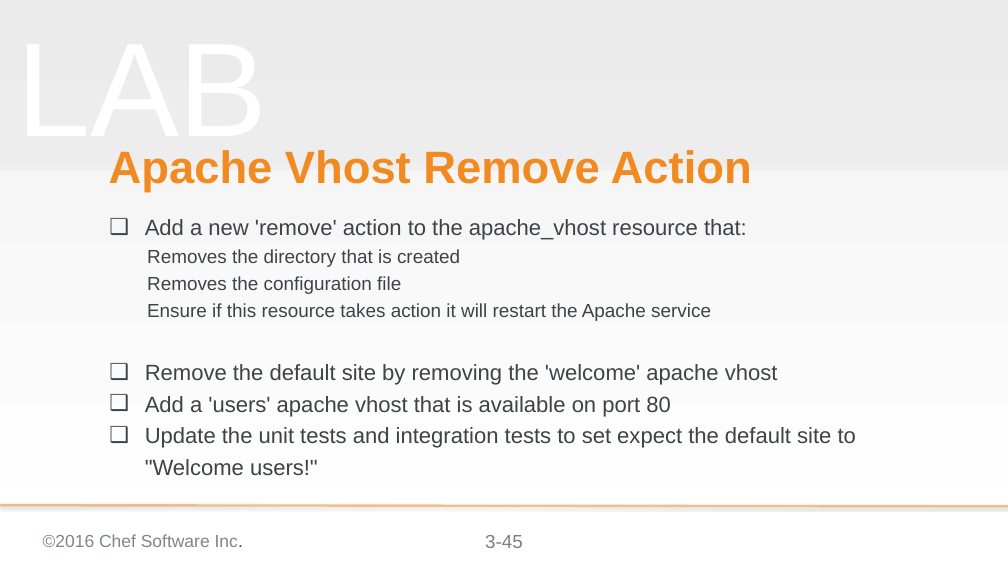
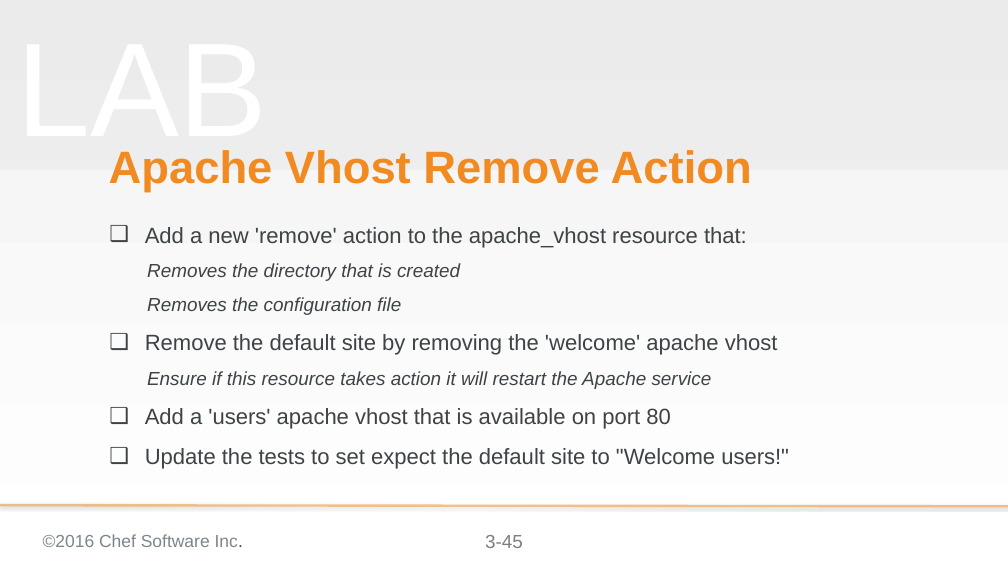
Before and after one commit to chef-training/extending_cookbooks, a slide deck: slide 45 of 03-creating_a_custom_resource-linux.pptx. Drawn at 1008x567 pixels with LibreOffice and Linux fonts; fonts in the diff are those of the drawing; background and template pictures are left out. Boxes give left, top, right and bottom in pixels: in the first picture for what was removed or moved away, otherwise in the second. Text is boxed around its words. In the diff, an @@ line names an element or a change of style, - is before the commit and + after.

```diff
--- a/03-creating_a_custom_resource-linux.pptx
+++ b/03-creating_a_custom_resource-linux.pptx
@@ subtitle at (145,227,747,429): italic on in "Removes the directory that is created", "Removes the configuration file", "Ensure if this resource takes action it ..."; line spacing 1.2 to 1.5; list level 2 to 3 in "Ensure if this resource takes ..." @@
@@ subtitle at (145,334,778,355): paragraph added @@
+❑ Remove the default site by removing the 'welcome' apache vhost
@@ subtitle at (145,364,778,385): paragraph removed @@
-❑ Remove the default site by removing the 'welcome' apache vhost
@@ subtitle at (145,448,789,469): text changed @@
-❑ Update the unit tests and integration tests to set expect the default site to "Welcome users!"
+❑ Update the tests to set expect the default site to "Welcome users!"
```
Also in this commit, not shown: 43 other slides changed.
